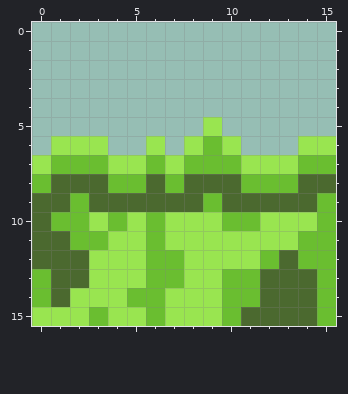
Two versions of one pixel-art sprite, images/tiles/grass_summer.png. The picture above is the old version.
The file is 16x16 pixels. Pixels under 10% opacity are left out.
And afterwards:
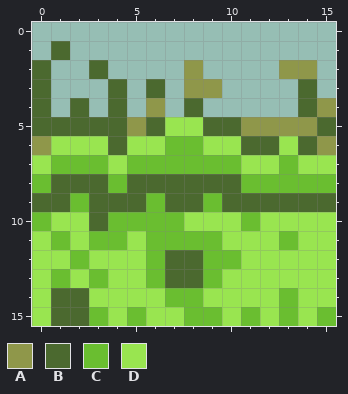
Palette (. is transparent): A #8f974a  B #4b692f  C #6abe30  D #99e550
The exact change:
Changed rows in their new state; - is an unchanged pixel.
first column x 0:
 1 -B--------------
 2 B--B----A----AA-
 3 B---B-B-AA----B-
 4 B-B-B-A-B-----BA
 5 BBBBBABDDBBAAAAB
 6 A---BD-CCD-BBDBA
 7 -----C-C-----CDD
 8 -----B-B------CC
 9 ------C--------B
10 CDDB-C-C--D----D
11 DCD-C--CCC---CDD
12 DDC----BBCC-DDDD
13 DCDC---BBCDDDDDD
14 D-B--DDCC-DDDCDD
15 -BB--CD-CCDCDCD-
Boxes around the changes in both pictures, in picture pixels (x1, y1, x2, y2):
changed: (32, 41, 336, 326)
